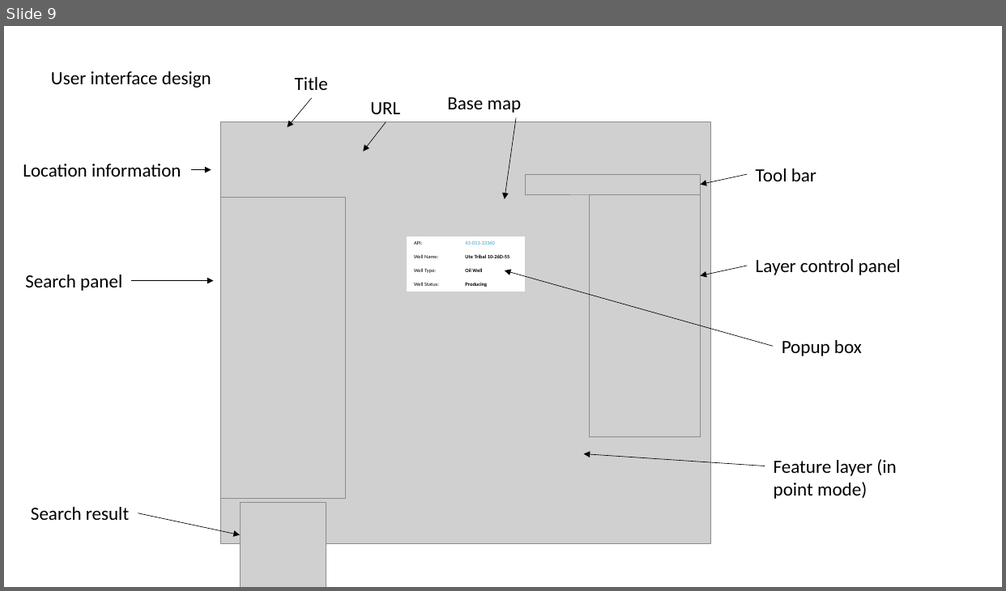
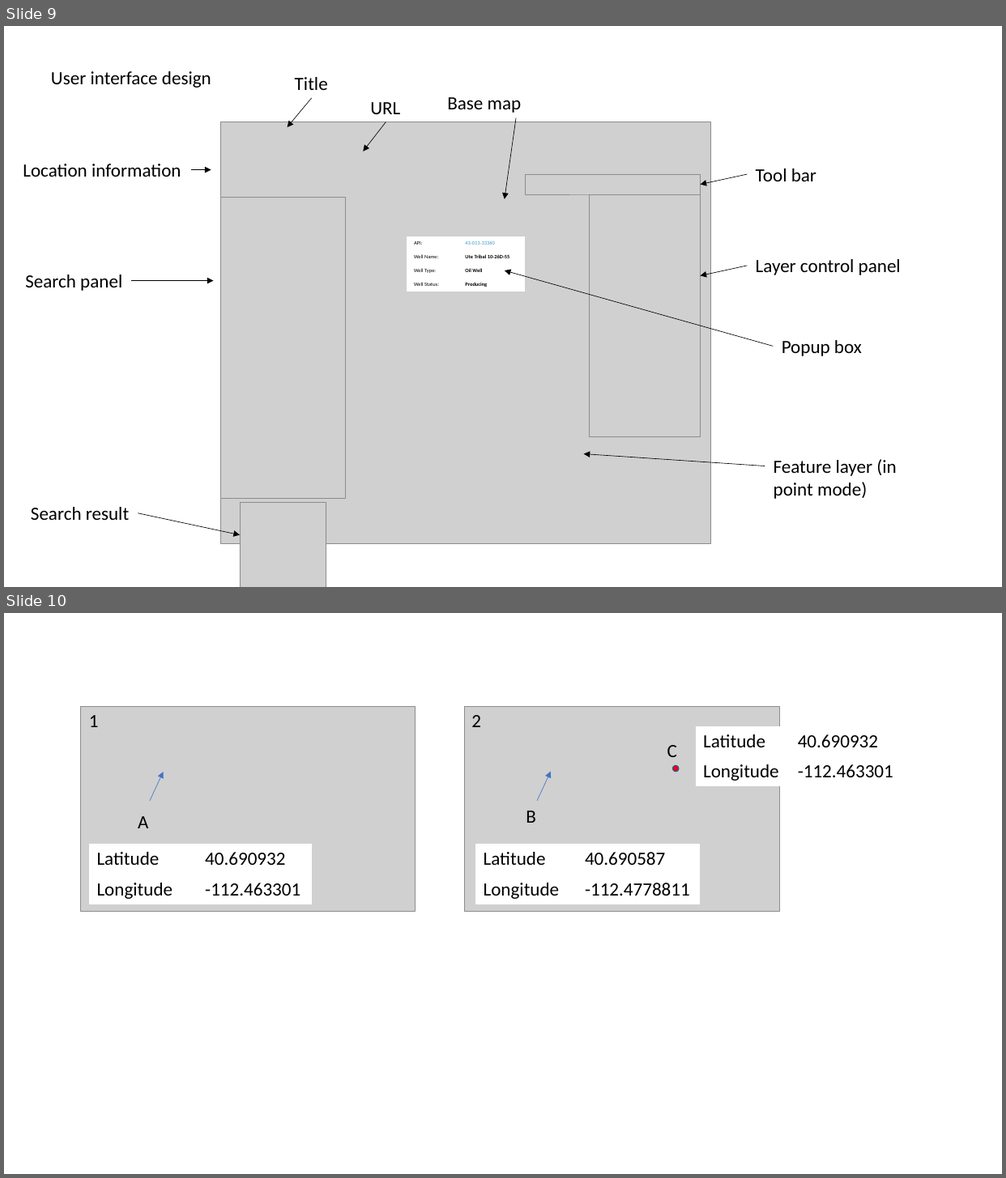
Before and after one commit to slclei/UTDB, a slide deck: UtDataBase/documents/design/DesignDiagram.pptx. Shown one above the other, each under a label of ours: slide 9 before the commit, slides 9 and 10 after it. The pictures are 1006x591 and 1006x1178 pixels, drawn with LibreOffice and Linux fonts; fonts in the diff are those of the drawing; grey boxes stand for pictures. Boxes give left, top, right and bottom in pixels: in the first picture for what was removed or moved away, otherwise in the second. Text is boxed around its words. In the diff, an @@ line names an element or a change of style, - is before the commit and + after.

```diff
--- a/UtDataBase/documents/design/DesignDiagram.pptx
+++ b/UtDataBase/documents/design/DesignDiagram.pptx
@@ slide 10 added at (4, 613, 1002, 1174), background #FFFFFF @@
@@ picture added at (81, 707, 415, 911) @@
@@ picture added at (464, 707, 780, 911) @@
@@ text added at (89, 715, 99, 727), 18 pt, text #000000 @@
+1
@@ text added at (471, 715, 481, 727), 18 pt, text #000000 @@
+2
@@ table added at (696, 726, 918, 786), 2 rows, 2 columns @@
+Latitude | 40.690932
+Longitude | -112.463301
@@ text added at (667, 745, 677, 757), 18 pt, text #000000 @@
+C
@@ arrow added from (150, 801) to (164, 772), #4472C4 0.5 pt @@
@@ arrow added from (537, 801) to (551, 772), #4472C4 0.5 pt @@
@@ ellipse added at (672, 766, 679, 772), fill #FF0000, outline #325491 1 pt @@
@@ text added at (138, 816, 148, 828), 18 pt, text #000000 @@
+A
@@ text added at (526, 811, 536, 823), 18 pt, text #000000 @@
+B
@@ table added at (89, 845, 313, 905), 2 rows, 2 columns @@
+Latitude | 40.690932
+Longitude | -112.463301
@@ table added at (475, 845, 700, 905), 2 rows, 2 columns @@
+Latitude | 40.690587
+Longitude | -112.4778811
```
Also in this commit, not shown: 11 other files.
